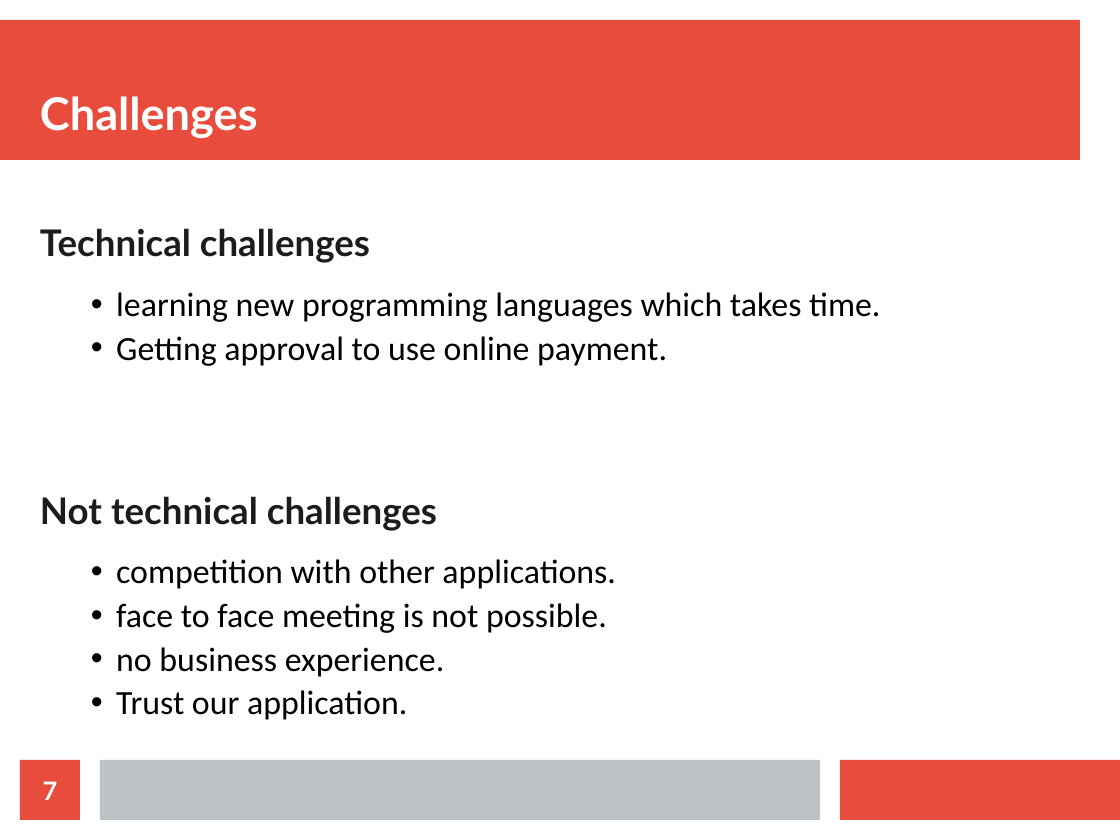
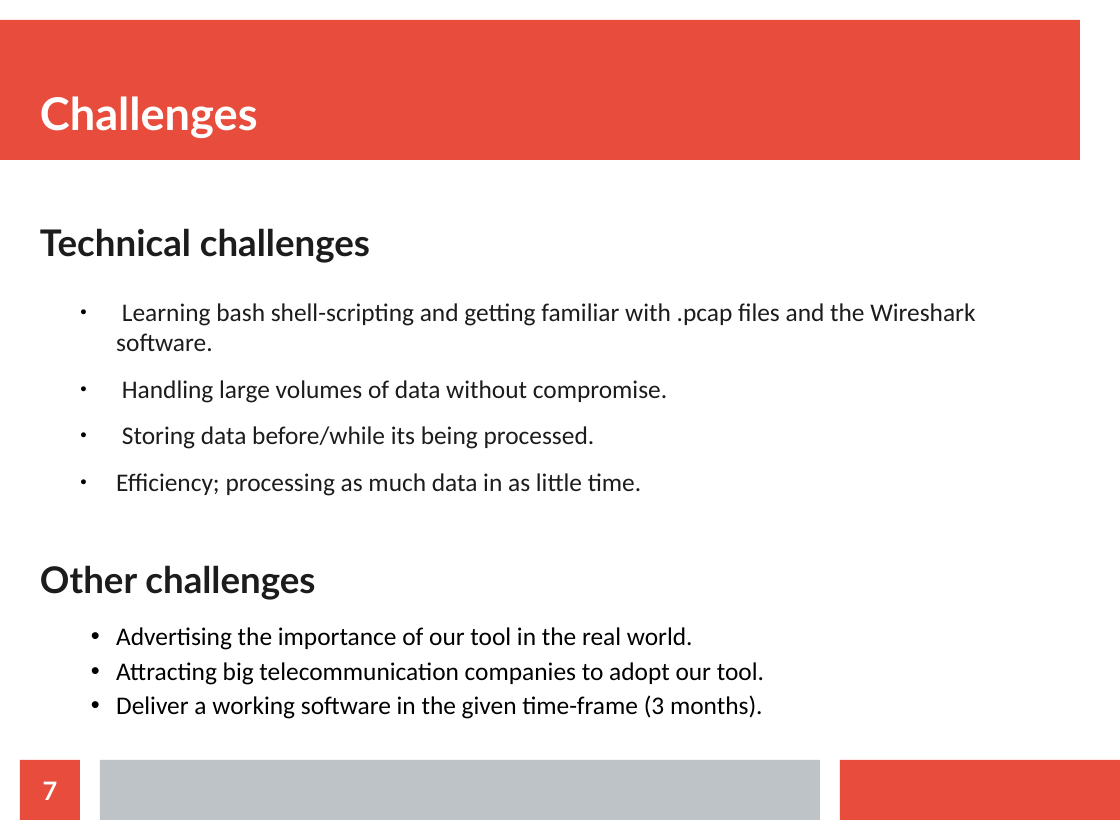
Before and after one commit to Aliii98/osoc19, a slide deck: slide 7 of OSOC-proposal-bigdata.odp. Drawn at 1120x840 pixels with LibreOffice and Linux fonts; fonts in the diff are those of the drawing. Boxes give left, top, right and bottom in pixels: in the first picture for what was removed or moved away, otherwise in the second. Text is boxed around its words. In the diff, an @@ line names an element or a change of style, - is before the commit and + after.

Commit message:
Added challenges slide.. missing Market slide

```diff
--- a/OSOC-proposal-bigdata.odp
+++ b/OSOC-proposal-bigdata.odp
@@ text at [40,303,975,719]: text changed; size 24 to 18 pt; text colour #000000 to #1C1C1C @@
-  • learning new programming languages which takes time.
-  • Getting approval to use online payment.
-Not technical challenges
-  • competition with other applications.
-  • face to face meeting is not possible.
-  • no business experience.
-  • Trust our application.
+  ● Learning bash shell-scripting and getting familiar with .pcap files and the Wireshark software.
+  ● Handling large volumes of data without compromise.
+  ● Storing data before/while its being processed.
+  ● Efficiency; processing as much data in as little time.
+Other challenges
+  • Advertising the importance of our tool in the real world.
+  • Attracting big telecommunication companies to adopt our tool.
+  • Deliver a working software in the given time-frame (3 months).
```
Also in this commit, not shown: 1 slide added, 1 slide removed.
